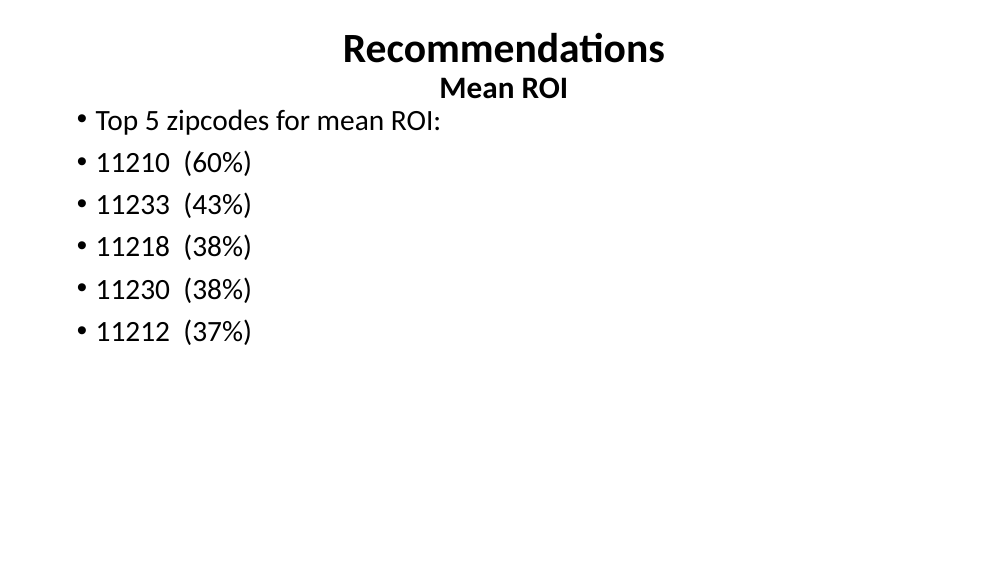
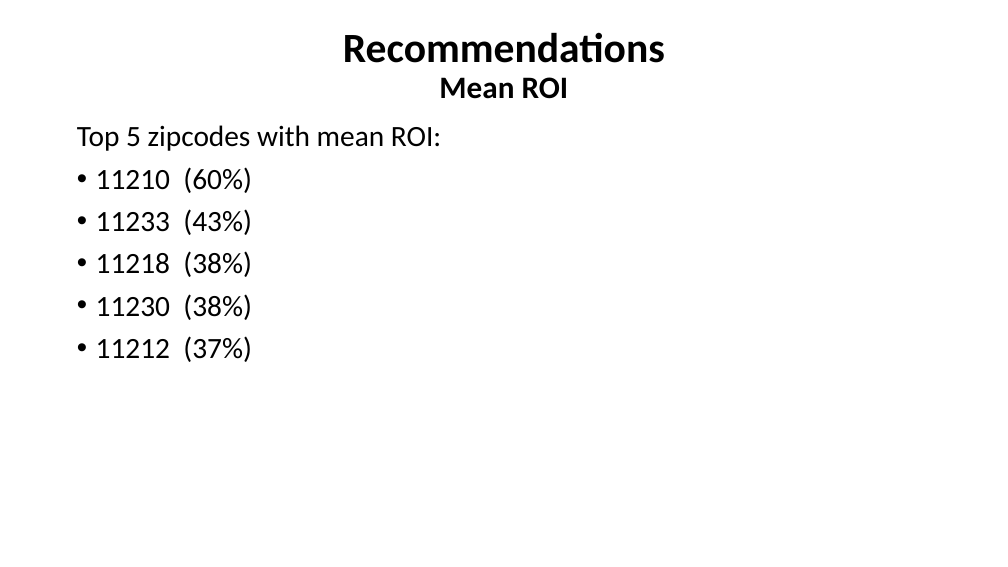
Before and after one commit to davidrtorres/Model-4-Brooklyn-Real-Estate-Investment, a slide deck: slide 11 of zillow_ts.pptx. Drawn at 1008x567 pixels with LibreOffice and Linux fonts; fonts in the diff are those of the drawing. Boxes give left, top, right and bottom in pixels: in the first picture for what was removed or moved away, otherwise in the second. Text is boxed around its words. In the diff, an @@ line names an element or a change of style, - is before the commit and + after.

```diff
--- a/zillow_ts.pptx
+++ b/zillow_ts.pptx
@@ text "Top 5 zipcodes with mean ...": place and size @@
-text "Top 5 zipcodes with mean ..." at (96, 109, 441, 345)
+text "Top 5 zipcodes with mean ..." at (77, 125, 441, 362)
@@ text at (77, 125, 441, 151): text changed @@
-• Top 5 zipcodes for mean ROI:
+Top 5 zipcodes with mean ROI:
```
Also in this commit, not shown: 10 other slides changed.
